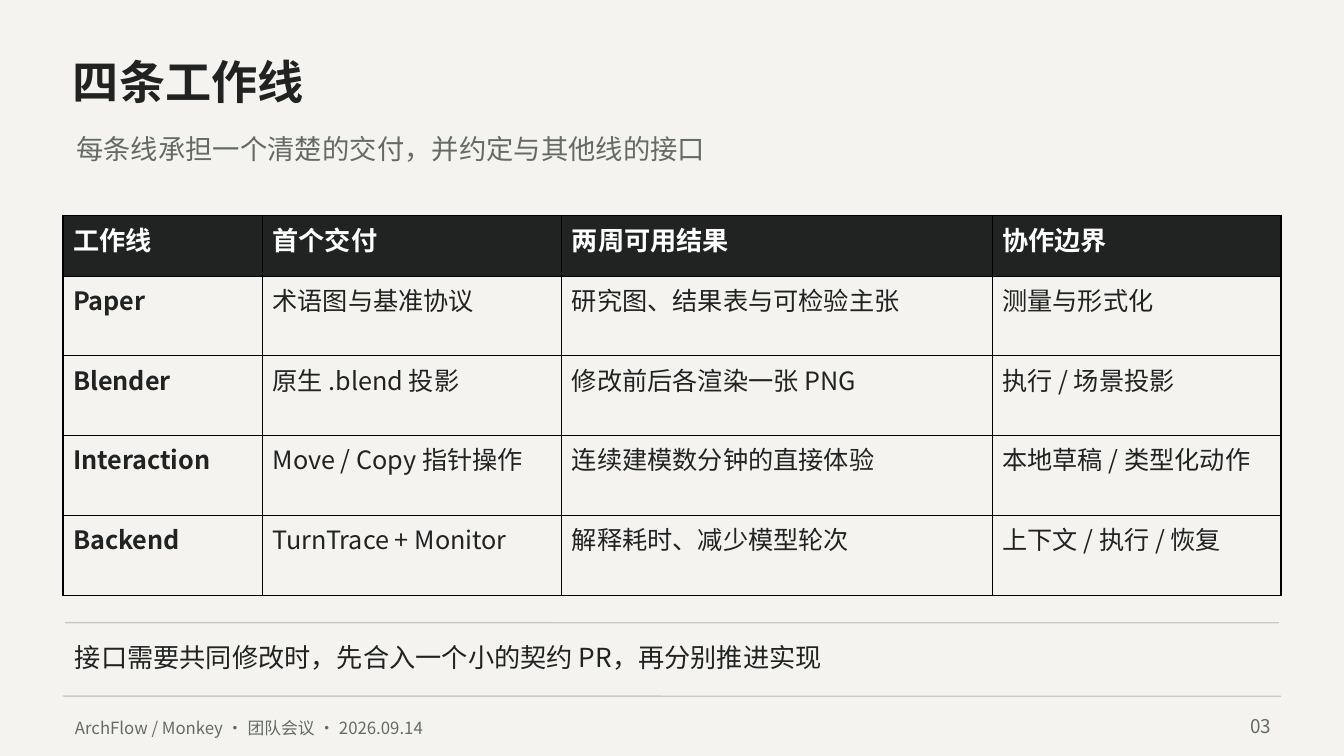
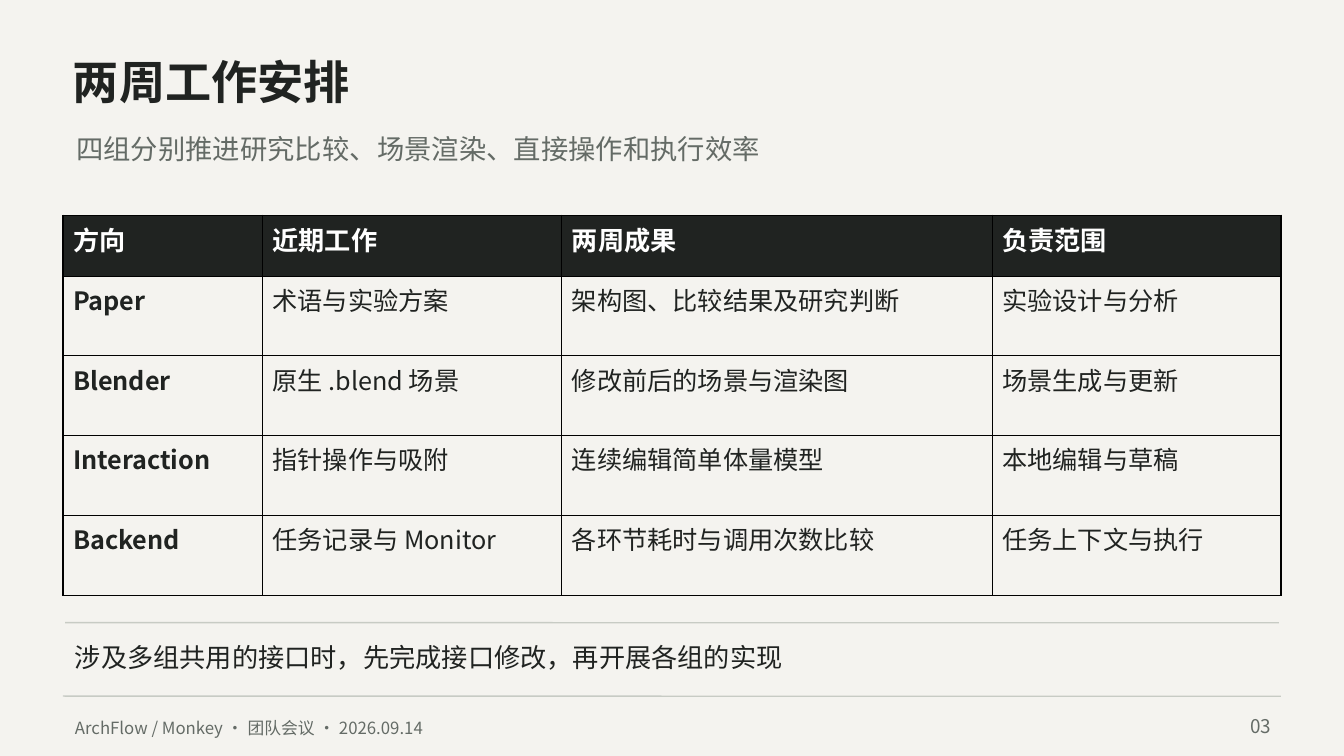
Before and after one commit to cogco1/MonkeyHub, a slide deck: slide 3 of docs/TEAM_MEETING_DECK.pptx. Drawn at 1344x756 pixels with LibreOffice and Linux fonts; fonts in the diff are those of the drawing. Boxes give left, top, right and bottom in pixels: in the first picture for what was removed or moved away, otherwise in the second. Text is boxed around its words. In the diff, an @@ line names an element or a change of style, - is before the commit and + after.

```diff
--- a/docs/TEAM_MEETING_DECK.pptx
+++ b/docs/TEAM_MEETING_DECK.pptx
@@ text at box(73, 59, 350, 104): text changed @@
-四条工作线
+两周工作安排
@@ text at box(76, 136, 760, 161): text changed @@
-每条线承担一个清楚的交付，并约定与其他线的接口
+四组分别推进研究比较、场景渲染、直接操作和执行效率
@@ table at box(63, 216, 1280, 594) @@
-row 1: 工作线 | 首个交付 | 两周可用结果 | 协作边界
+row 1: 方向 | 近期工作 | 两周成果 | 负责范围
-row 2: Paper | 术语图与基准协议 | 研究图、结果表与可检验主张 | 测量与形式化
+row 2: Paper | 术语与实验方案 | 架构图、比较结果及研究判断 | 实验设计与分析
-row 3: Blender | 原生 .blend 投影 | 修改前后各渲染一张 PNG | 执行 / 场景投影
+row 3: Blender | 原生 .blend 场景 | 修改前后的场景与渲染图 | 场景生成与更新
-row 4: Interaction | Move / Copy 指针操作 | 连续建模数分钟的直接体验 | 本地草稿 / 类型化动作
+row 4: Interaction | 指针操作与吸附 | 连续编辑简单体量模型 | 本地编辑与草稿
-row 5: Backend | TurnTrace + Monitor | 解释耗时、减少模型轮次 | 上下文 / 执行 / 恢复
+row 5: Backend | 任务记录与 Monitor | 各环节耗时与调用次数比较 | 任务上下文与执行
@@ text at box(75, 645, 782, 670): text changed @@
-接口需要共同修改时，先合入一个小的契约 PR，再分别推进实现
+涉及多组共用的接口时，先完成接口修改，再开展各组的实现
```
Also in this commit, not shown: 7 other slides changed, 1 other file.
